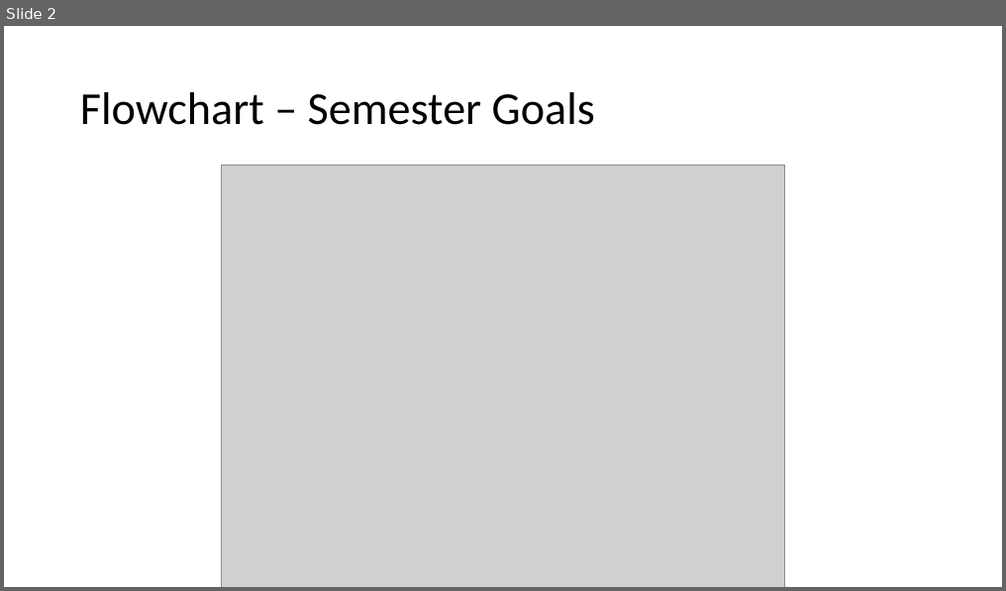
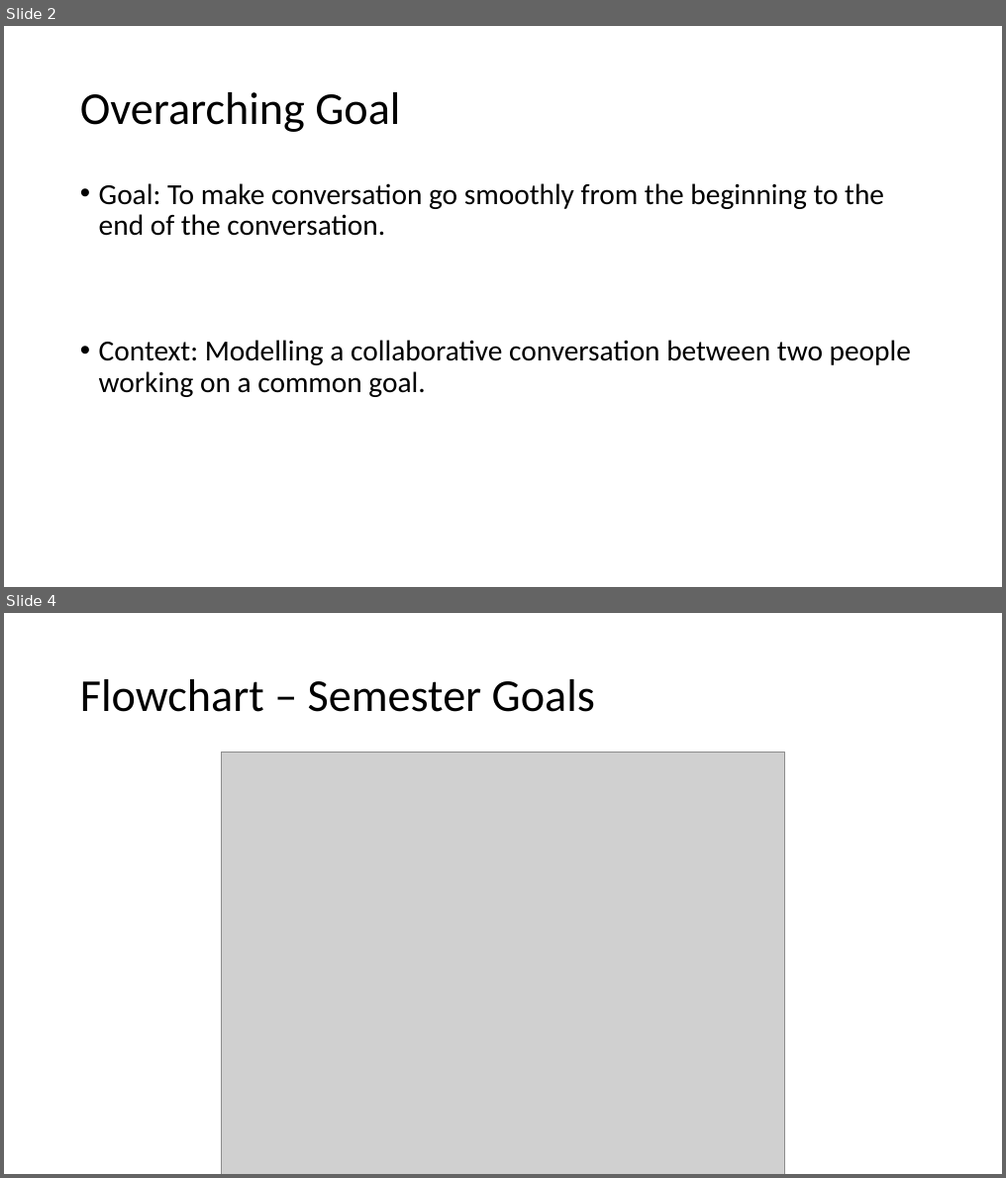
Before and after one commit to kensekense/unige-spring-2020, a slide deck: models/presentation4_CSmodeling.pptx. Shown one above the other, each under a label of ours: slide 2 before the commit, slides 2 and 4 after it; the slides between them are not shown. The pictures are 1006x591 and 1006x1178 pixels, drawn with LibreOffice and Linux fonts; fonts in the diff are those of the drawing; grey boxes stand for pictures. Boxes give left, top, right and bottom in pixels: in the first picture for what was removed or moved away, otherwise in the second. Text is boxed around its words. In the diff, an @@ line names an element or a change of style, - is before the commit and + after.

```diff
--- a/models/presentation4_CSmodeling.pptx
+++ b/models/presentation4_CSmodeling.pptx
@@ slide 2 added at [4,26,1002,587], background #FFFFFF @@
@@ title added at [80,92,400,132], 44 pt, text #000000 @@
+Overarching Goal
@@ text added at [99,183,911,397], 28 pt, text #000000 @@
+• Goal: To make conversation go smoothly from the beginning to the end of the conversation.
+• Context: Modelling a collaborative conversation between two people working on a common goal.
@@ what was slide 2 is now slide 4 @@
```
Also in this commit, not shown: 1 slide changed, 6 other slides added, 2 slides removed.
